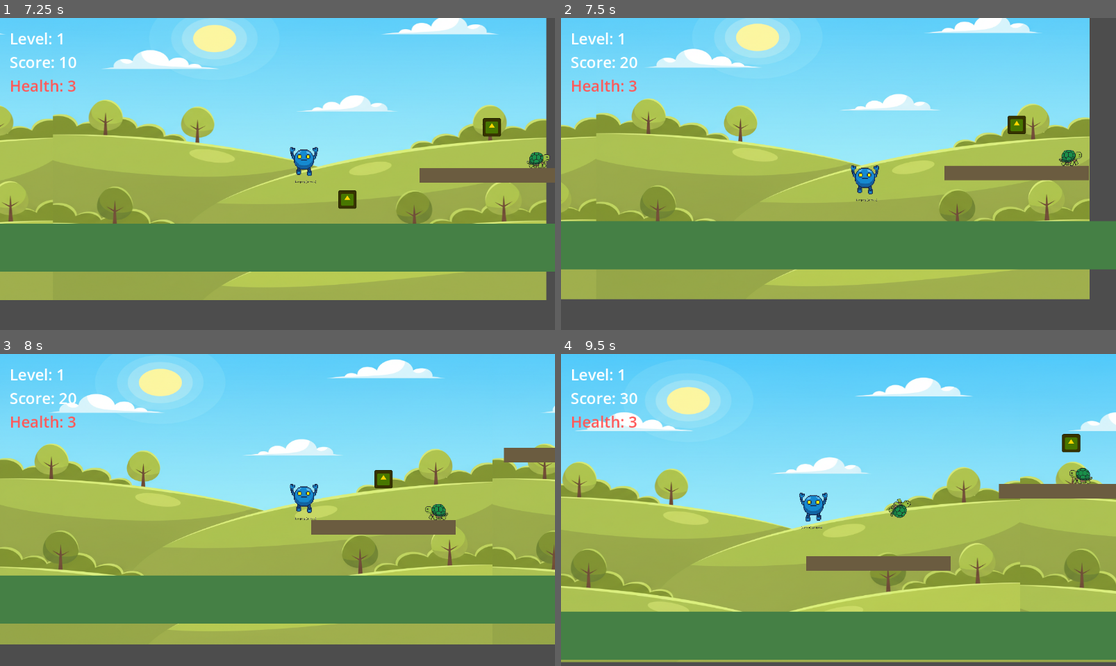
Above: before the commit, frames 1-4 (two rows, left to right).
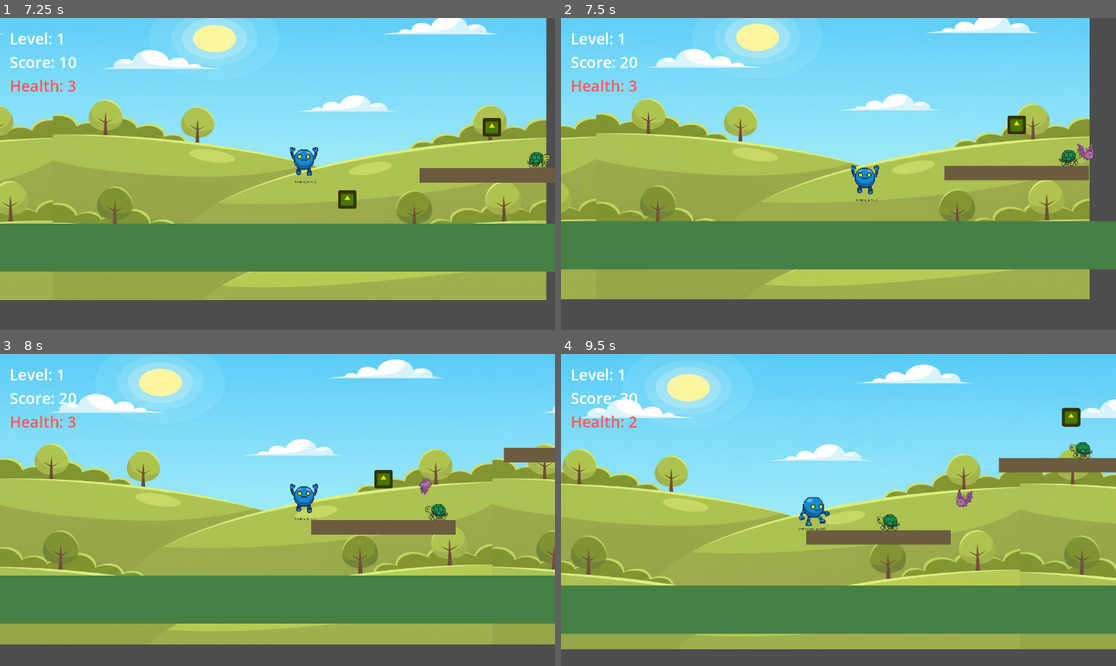
Above: after the commit, the same moments.

Repository: Paul-Hoke/2d-scroller-game
Game: Godot game, scene res://scenes/ui/SplashScreen.tscn
Two runs of this game, one before a commit and one after it. Both use one fixed random seed, a clock stepped at 60 frames per second and the inputs below. The engine's default icon, where the game draws it, is replaced by a stand-in: a white triangle on a blue panel in a dark square.
Inputs:
- Up to frame 1 (7.25 s): tap Enter (ui_accept) at 0.5 s; hold D (move_right) 0.53-1.25 s; tap Space (jump) at 0.77, 2.27, 3.77, 4.52, 5.27, 6.77 s; click "Start Game" at 1.25 s; hold D (move_right) 2.03-2.78 s; hold A (move_left) 2.78-5.03 s; hold D (move_right) from 5.03 s (still down)
- Up to frame 2 (7.5 s): keep holding D (move_right)
- Up to frame 3 (8 s): keep holding D (move_right); tap Space (jump) at 7.52 s
- Up to frame 4 (9.5 s): tap Space (jump) at 8.27 s; release D (move_right) at 8.78 s; hold A (move_left) from 8.78 s (still down)

Frame 1 is identical in both runs. In frame 2, 0.1% of the frame differs, in the area x 92-96%, y 40-46%; in frame 3, less than 0.1%; in frame 4, 39%, in the area x 0-100%, y 0-99%.

Commit message:
Add Dynamic Game Director for enemy spawning
Implemented a GameDirector that spawns flying enemies dynamically based on player progress.
- Spawns increase frequency as player nears the goal.
- Added GameDirector.gd script.
- Integrated GameDirector into LevelLogic.gd to work on all levels.

Diff:
--- /dev/null
+++ b/scripts/GameDirector.gd
@@ -0,0 +1,75 @@
+extends Node
+
+var player: Node2D
+var goal: Node2D
+var spawn_timer: Timer
+
+# Configuration
+var spawn_distance: float = 900.0 # Distance ahead of player to spawn
+var min_spawn_time: float = 1.0   # Fastest spawn rate (near end)
+var max_spawn_time: float = 5.0   # Slowest spawn rate (at start)
+
+# Resources
+var enemy_flying_scene = preload("res://scenes/actors/EnemyFlying.tscn")
+var enemy_turtle_flying_scene = preload("res://scenes/actors/EnemyFlyingTurtle.tscn")
+
+func _ready() -> void:
+	spawn_timer = Timer.new()
+	spawn_timer.wait_time = max_spawn_time
+	spawn_timer.one_shot = false
+	spawn_timer.timeout.connect(_on_spawn_timer_timeout)
+	add_child(spawn_timer)
+
+	# Find Player and Goal in the scene tree
+	# We assume this node is added to the Level root (LevelLogic)
+	var level_root = get_parent()
+	if level_root:
+		player = level_root.get_node_or_null("Player")
+		goal = level_root.get_node_or_null("Goal")
+
+	if player and goal:
+		spawn_timer.start()
+
+func _on_spawn_timer_timeout() -> void:
+	if not player or not goal:
+		return
+
+	# Calculate progress (0.0 to 1.0)
+	var start_x = 0.0 # Assuming level starts near 0
+	var current_x = player.global_position.x
+	var end_x = goal.global_position.x
+
+	if end_x <= start_x:
+		return # Avoid divide by zero
+
+	var progress = clamp((current_x - start_x) / (end_x - start_x), 0.0, 1.0)
+
+	# Adjust spawn rate based on progress (Linear interpolation)
+	# Progress 0.0 -> max_spawn_time
+	# Progress 1.0 -> min_spawn_time
+	var new_wait_time = lerp(max_spawn_time, min_spawn_time, progress)
+	spawn_timer.wait_time = new_wait_time
+
+	# Attempt spawn
+	_spawn_enemy()
+
+func _spawn_enemy() -> void:
+	var enemy_scene = enemy_flying_scene
+	if randf() > 0.5:
+		enemy_scene = enemy_turtle_flying_scene
+
+	var enemy = enemy_scene.instantiate()
+
+	# Position
+	var spawn_x = player.global_position.x + spawn_distance
+	var spawn_y = randf_range(200, 500) # Random height in gameplay area
+
+	enemy.global_position = Vector2(spawn_x, spawn_y)
+
+	# Add to the "Enemies" container if it exists, otherwise to level root
+	var level_root = get_parent()
+	var enemies_node = level_root.get_node_or_null("Enemies")
+	if enemies_node:
+		enemies_node.add_child(enemy)
+	else:
+		level_root.add_child(enemy)
--- a/scripts/LevelLogic.gd
+++ b/scripts/LevelLogic.gd
@@ -18,6 +18,14 @@
 	GameState.level_changed.emit(str(level_num))
 
 	_setup_atmosphere(level_num)
+
+	# Add Dynamic Game Director
+	var director_script = load("res://scripts/GameDirector.gd")
+	if director_script:
+		var director = Node.new()
+		director.name = "GameDirector"
+		director.set_script(director_script)
+		add_child(director)
 
 func _setup_atmosphere(level_num: int):
 	var theme = "forest"
